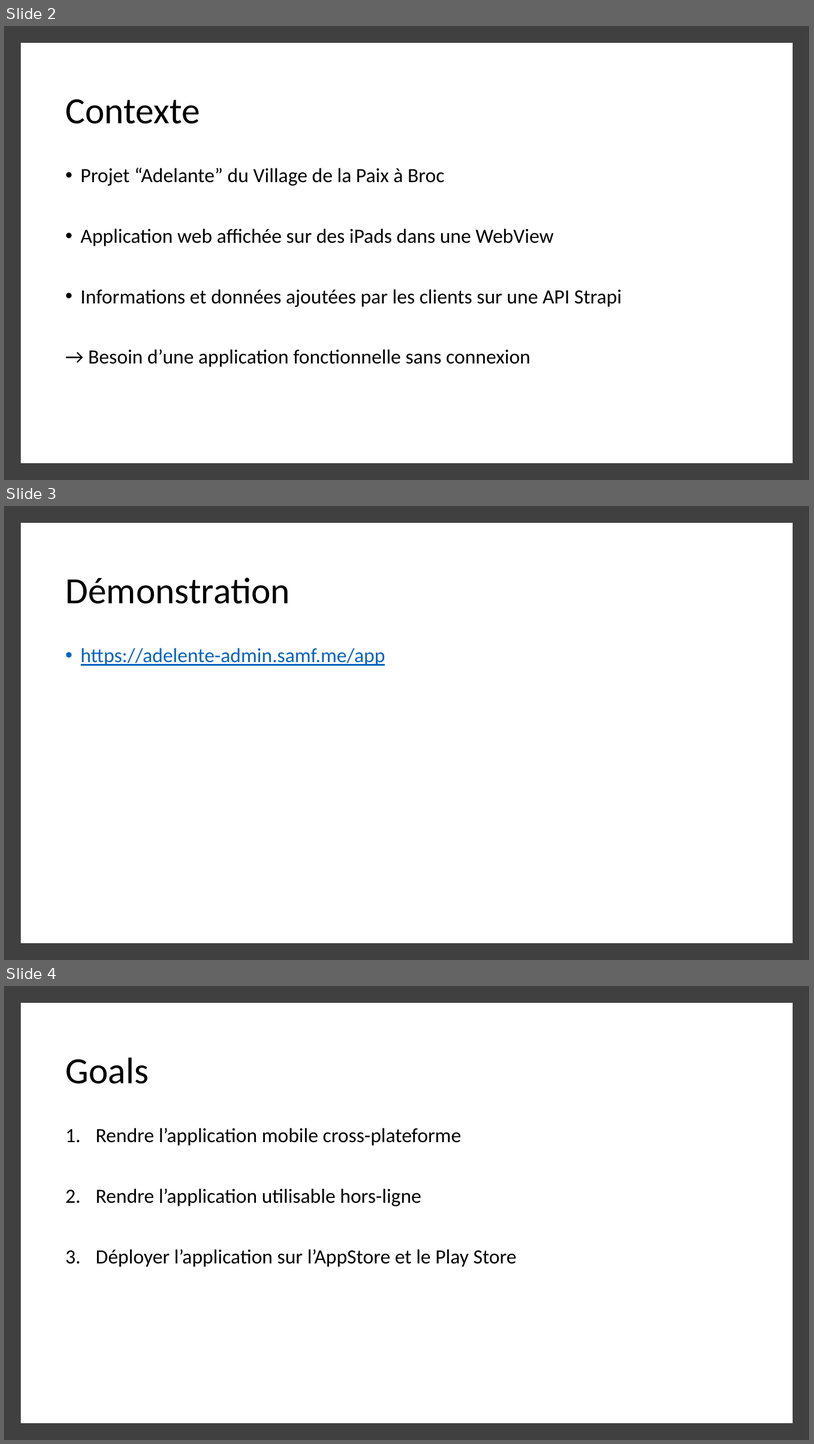
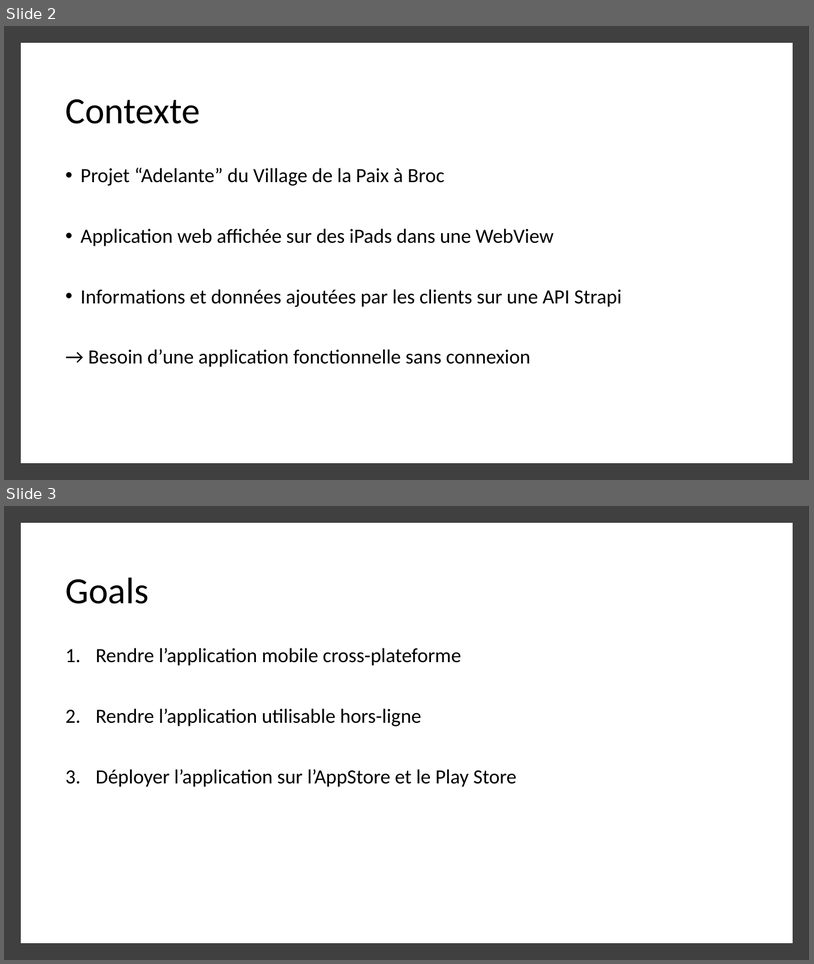
Before and after one commit to samuel-fringeli/behind-food, a slide deck: docs/Reports/PS5 - Presentation cahier V1 - Geinoz.pptx. Shown one above the other, each under a label of ours: slides 2, 3 and 4 before the commit, slides 2 and 3 after it. The pictures are 814x1444 and 814x964 pixels, drawn with LibreOffice and Linux fonts; fonts in the diff are those of the drawing. Boxes give left, top, right and bottom in pixels: in the first picture for what was removed or moved away, otherwise in the second. Text is boxed around its words. In the diff, an @@ line names an element or a change of style, - is before the commit and + after.

Commit message:
Presentation updated

```diff
--- a/docs/Reports/PS5 - Presentation cahier V1 - Geinoz.pptx
+++ b/docs/Reports/PS5 - Presentation cahier V1 - Geinoz.pptx
@@ slide 3 removed at [4,506,810,960], background #FFFFFF @@
@@ rectangle removed at [4,506,810,960] @@
@@ rectangle removed at [25,527,789,939] @@
@@ title removed at [65,577,290,604] @@
-Démonstration
@@ text removed at [81,648,386,666] @@
-• https://adelente-admin.samf.me/app
@@ what was slide 4 is now slide 3 @@
```
